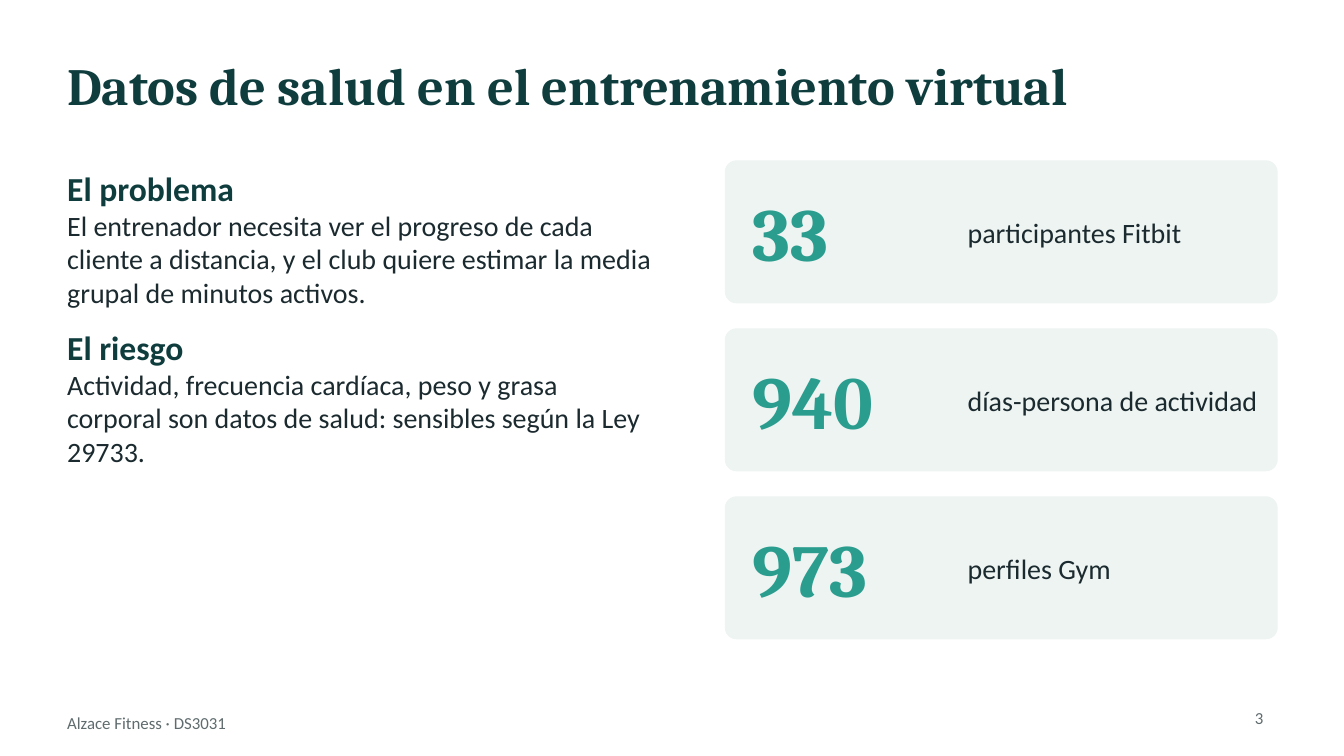
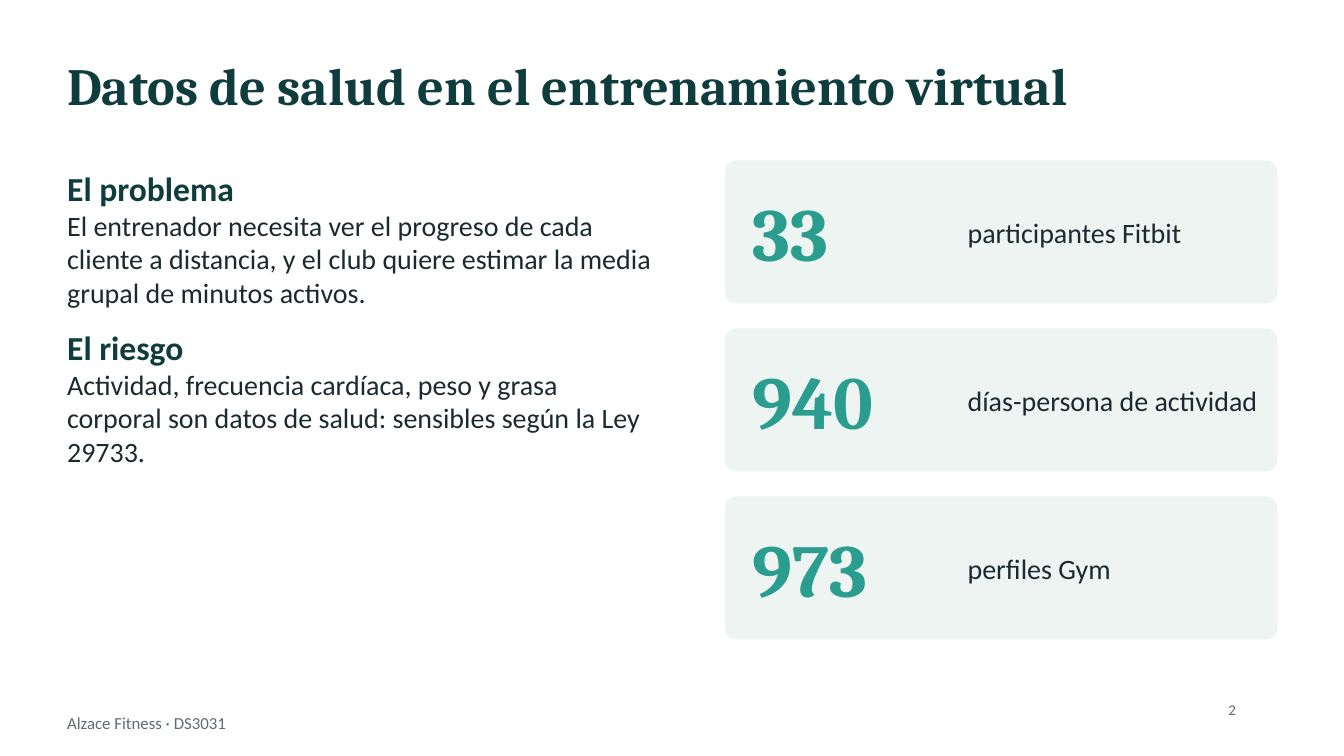
Before and after one commit to JoelxD12O/Proyecto-2---etica-y-seguridad-de-datos, a slide deck: slide 2 of presentacion/Presentacion_Alzace_Final.pptx (slide 3 before the commit). Drawn at 1344x756 pixels with LibreOffice and Linux fonts; fonts in the diff are those of the drawing. Boxes give left, top, right and bottom in pixels: in the first picture for what was removed or moved away, otherwise in the second. Text is boxed around its words. In the diff, an @@ line names an element or a change of style, - is before the commit and + after.

```diff
--- a/presentacion/Presentacion_Alzace_Final.pptx
+++ b/presentacion/Presentacion_Alzace_Final.pptx
@@ text added at [1228,705,1236,715], 8 pt, text #5F6B6D @@
+2
@@ page number removed at [1255,713,1264,724] @@
-3
```
Also in this commit, not shown: 13 other slides changed, 3 slides removed.
